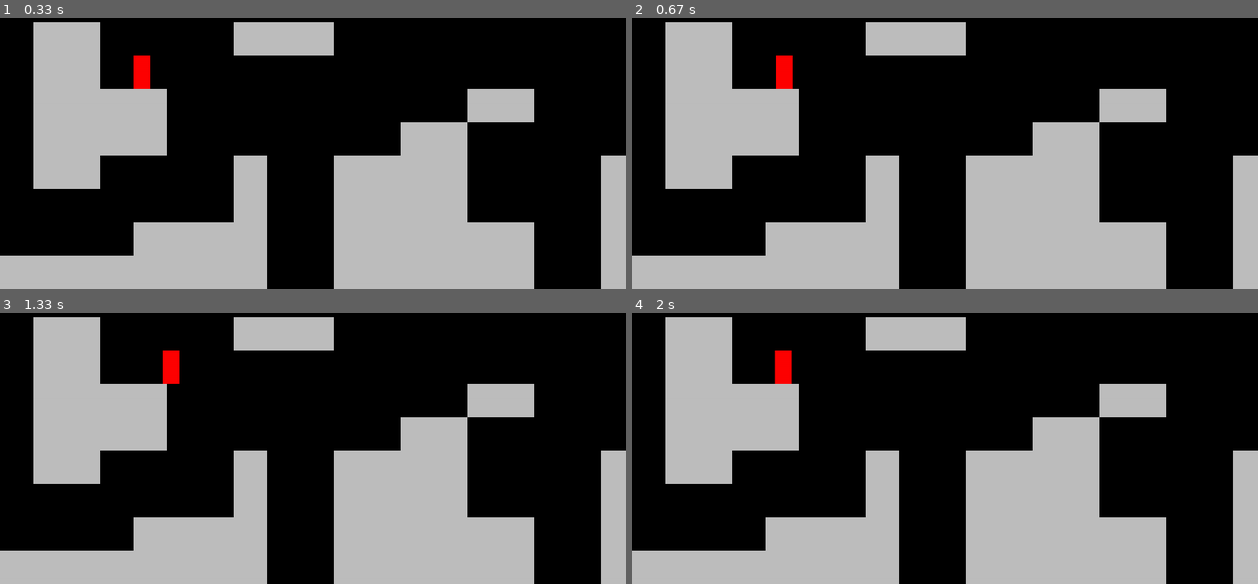
Above: before the commit, frames 1-4 (two rows, left to right).
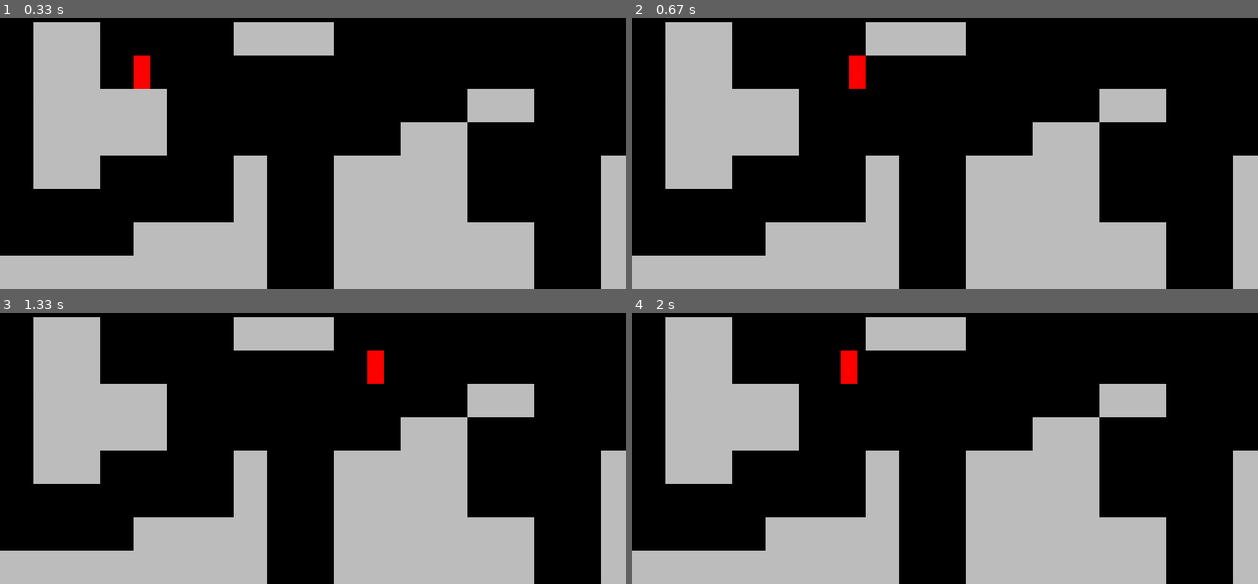
Above: after the commit, the same moments.

Repository: Sh9hid/pygame
Game: pygame game, started from mario/main.py
The game is run twice, just before and just after one commit, with the same random seed, the same clock (stepped at 60 frames per second) and the same inputs.
Inputs:
- Up to frame 1 (0.33 s): no input
- Up to frame 2 (0.67 s): hold Right from 0.33 s (still down)
- Up to frame 3 (1.33 s): release Right at 0.8 s; hold Right 0.83-1.3 s
- Up to frame 4 (2 s): hold Left 1.33-1.87 s; hold Left from 1.9 s (still down)

Frame 1 is identical in both runs. In frame 2, 0.7% of the frame differs, in the area x 23-38%, y 13-27%; in frame 3, 0.7%; in frame 4, 0.7%, in the area x 22-36%, y 13-27%.

Commit message:
player input

Diff:
--- a/mario/player.py
+++ b/mario/player.py
@@ -8,6 +8,7 @@
         self.image.fill('red')
         self.rect = self.image.get_rect(topleft = pos)
         self.direction = pygame.math.Vector2(0,0)
+        self.speed = 8
 
     def get_input(self):
         keys = pygame.key.get_pressed()
@@ -21,4 +22,4 @@
 
     def update(self):
         self.get_input()
-        self.rect.x += self.direction.x
+        self.rect.x += self.direction.x * self.speed
